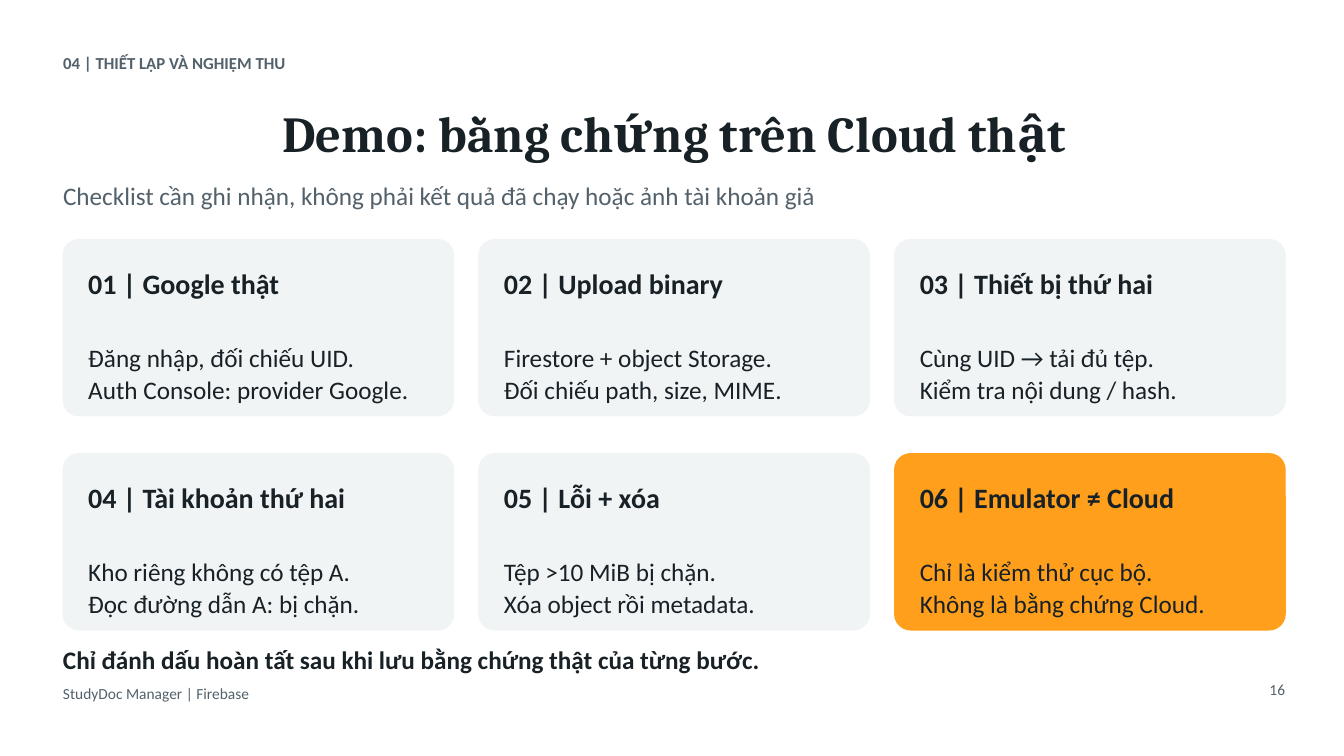
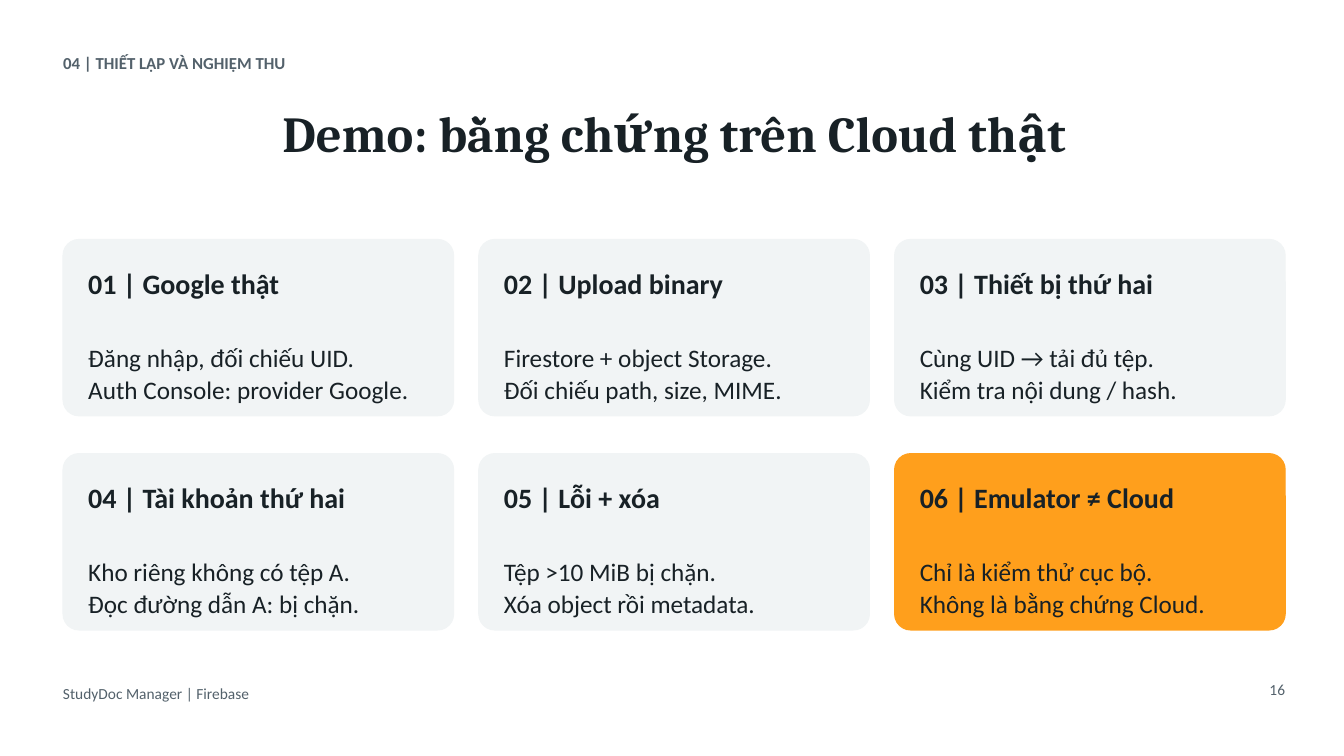
Before and after one commit to tungcorn/mobile_th1_qly_hoc_tap, a slide deck: slide 16 of SLIDE_FIREBASE_CLOUD_DMS.pptx. Drawn at 1344x756 pixels with LibreOffice and Linux fonts; fonts in the diff are those of the drawing. Boxes give left, top, right and bottom in pixels: in the first picture for what was removed or moved away, otherwise in the second. Text is boxed around its words. In the diff, an @@ line names an element or a change of style, - is before the commit and + after.

Commit message:
feat: update SLIDE_FIREBASE_CLOUD_DMS.pptx with new content

```diff
--- a/SLIDE_FIREBASE_CLOUD_DMS.pptx
+++ b/SLIDE_FIREBASE_CLOUD_DMS.pptx
@@ text removed at (63,186,815,210) @@
-Checklist cần ghi nhận, không phải kết quả đã chạy hoặc ảnh tài khoản giả
@@ text removed at (63,649,759,674) @@
-Chỉ đánh dấu hoàn tất sau khi lưu bằng chứng thật của từng bước.
```
Also in this commit, not shown: 4 other slides changed.
